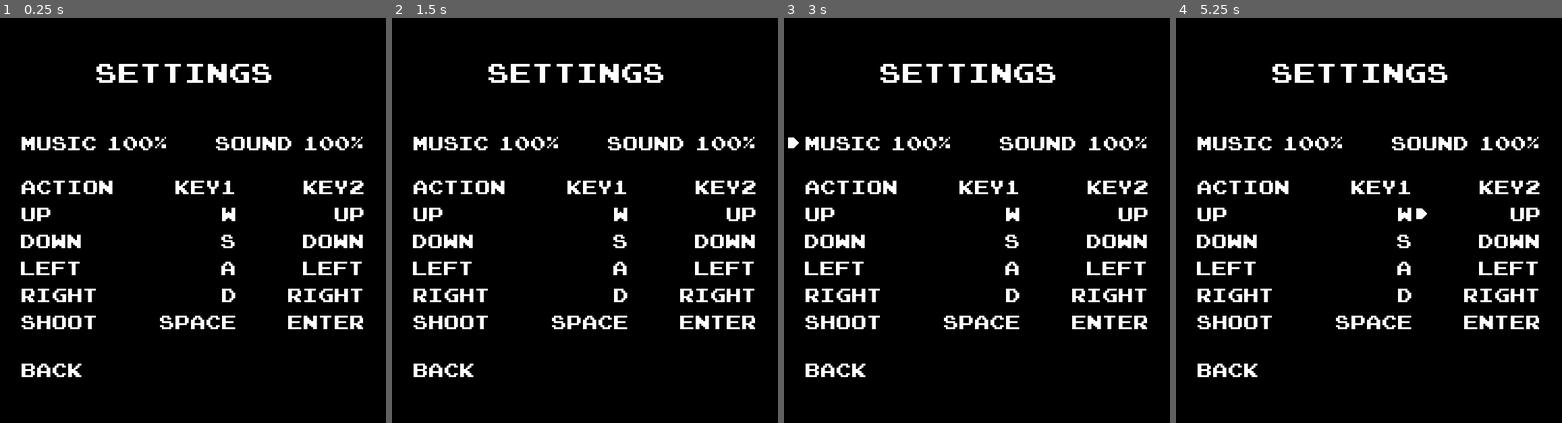
Above: before the commit, frames 1-4 (left to right).
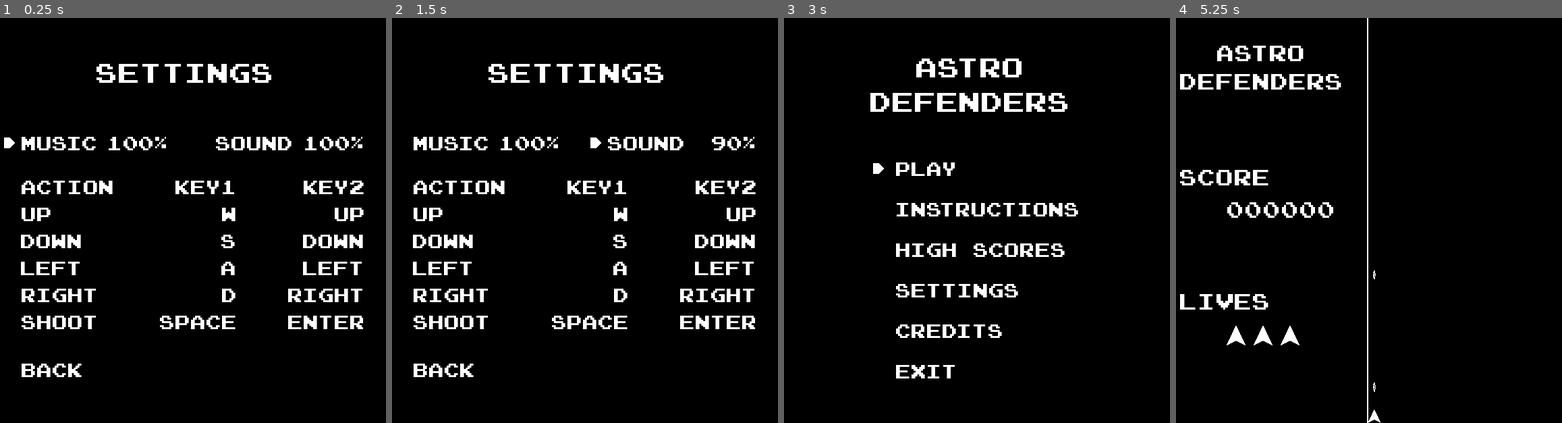
Above: after the commit, the same moments.

Repository: zayeemvt/Astro-Defenders-GD
Game: Godot game, scene res://Main Menu/Settings/Settings.tscn
Two runs of this game, one before a commit and one after it. Both use one fixed random seed, a clock stepped at 60 frames per second and the inputs below. This scene is started directly instead of the project's main scene. The engine's default icon, where the game draws it, is replaced by a stand-in: a white triangle on a blue panel in a dark square. Sound files missing from this copy of the repository are replaced by a short silence.
Inputs:
- Up to frame 1 (0.25 s): no input
- Up to frame 2 (1.5 s): hold D (player_right) 0.53-1.28 s; hold Space (player_shoot) 0.53-1.28 s; tap Enter at 1.25 s; hold S (player_down) from 1.28 s (still down); tap Space (player_shoot) at 1.35 s
- Up to frame 3 (3 s): tap Space (player_shoot) at 2, 2.85 s; release S (player_down) at 2.03 s; hold D (player_right) 2.03-2.78 s; hold Space (player_shoot) 2.03-2.78 s; tap Enter at 2.75 s; hold W (player_up) from 2.78 s (still down)
- Up to frame 4 (5.25 s): release W (player_up) at 3.53 s; hold Space (player_shoot) 3.53-4.28 s; hold A (player_left) 3.53-5.03 s; tap Space (player_shoot) at 4.35 s; hold S (player_down) from 5.03 s (still down); hold Space (player_shoot) from 5.03 s (still down)

The runs differ from the first frame. In frame 1, less than 0.1% of the frame differs, in the area x 1-4%, y 29-33%; in frame 2, 0.2%; in frame 3, 11%, in the area x 1-95%, y 10-89%; in frame 4, 9.7%.

Commit message:
Audio settings adjustable and sound effects added

Diff:
--- a/Astro Defenders/Game/Bullet/Bullet.tscn
+++ b/Astro Defenders/Game/Bullet/Bullet.tscn
@@ -1,7 +1,8 @@
-[gd_scene load_steps=4 format=2]
+[gd_scene load_steps=5 format=2]
 
 [ext_resource path="res://Game/Bullet/Bullet.png" type="Texture" id=1]
 [ext_resource path="res://Game/Bullet/Bullet.gd" type="Script" id=2]
+[ext_resource path="res://Sounds/MM9 - Shoot.wav" type="AudioStream" id=3]
 
 [sub_resource type="CircleShape2D" id=1]
 
@@ -22,5 +23,9 @@
 
 [node name="VisibilityNotifier2D" type="VisibilityNotifier2D" parent="."]
 
+[node name="Sound" type="AudioStreamPlayer" parent="."]
+stream = ExtResource( 3 )
+bus = "Sound"
+
 [connection signal="area_entered" from="." to="." method="_on_Bullet_area_entered"]
 [connection signal="screen_exited" from="VisibilityNotifier2D" to="." method="_on_VisibilityNotifier2D_screen_exited"]
--- a/Astro Defenders/Game/Enemy/Enemy.gd
+++ b/Astro Defenders/Game/Enemy/Enemy.gd
@@ -20,15 +20,16 @@
 	connect("body_entered", self, "_on_Enemy_body_entered")
 
 func _physics_process(delta: float) -> void:
-	var velocity = Vector2.DOWN * speed * delta
+	if (health > 0):
+		var velocity = Vector2.DOWN * speed * delta
 
-	global_position += velocity
+		global_position += velocity
 
-	# Junk is off-screen
-	if global_position.y > 600 + $Hitbox.shape.extents.y:
-		emit_signal("enemy_despawn", 0)
-		emit_signal("enemy_off_screen")
-		queue_free()
+		# Junk is off-screen
+		if global_position.y > 600 + $Hitbox.shape.extents.y:
+			emit_signal("enemy_despawn", 0)
+			emit_signal("enemy_off_screen")
+			queue_free()
 
 
 
@@ -40,10 +41,15 @@
 	health -= 1
 
 	if health == 0:
+		$EnemyDefeated.play()
 		emit_signal("enemy_despawn", score)
-		queue_free()
+		$Hitbox.set_deferred("disabled", true)
 
 func _on_Enemy_body_entered(body):
 	if body.has_method("hit"):
 		body.hit()
 		queue_free()
+
+
+func _on_EnemyDefeated_finished():
+	queue_free()
--- a/Astro Defenders/Game/Enemy/Enemy.tscn
+++ b/Astro Defenders/Game/Enemy/Enemy.tscn
@@ -1,6 +1,7 @@
-[gd_scene load_steps=2 format=2]
+[gd_scene load_steps=3 format=2]
 
 [ext_resource path="res://Game/Enemy/Enemy.gd" type="Script" id=1]
+[ext_resource path="res://Sounds/MM9 - Enemy Hit.wav" type="AudioStream" id=2]
 
 [node name="Enemy" type="Area2D" groups=["Enemy"]]
 collision_layer = 2
@@ -10,3 +11,9 @@
 [node name="Hitbox" type="CollisionShape2D" parent="."]
 
 [node name="Sprite" type="Sprite" parent="."]
+
+[node name="EnemyDefeated" type="AudioStreamPlayer" parent="."]
+stream = ExtResource( 2 )
+bus = "Sound"
+
+[connection signal="finished" from="EnemyDefeated" to="." method="_on_EnemyDefeated_finished"]
--- a/Astro Defenders/Game/Enemy/Junk/Junk.tscn
+++ b/Astro Defenders/Game/Enemy/Junk/Junk.tscn
@@ -7,8 +7,9 @@
 extents = Vector2( 45, 21 )
 
 [node name="Junk" instance=ExtResource( 3 )]
-scale = Vector2( 0.75, 0.75 )
+scale = Vector2( 0.8, 0.8 )
 base_speed = 100
+max_speed = 165
 score = 50
 
 [node name="Hitbox" parent="." index="0"]
--- a/Astro Defenders/Game/Player/Player.gd
+++ b/Astro Defenders/Game/Player/Player.gd
@@ -37,10 +37,12 @@
 			bullet_instance.global_position = $"Laser Point".global_position
 			bullet_instance.direction = Vector2.UP
 			owner.add_child(bullet_instance)
+			bullet_instance.get_node("Sound").play()
 			$"Fire Timer".start()
 
 func hit():
 	lives -= 1
+	$PlayerHit.play()
 	emit_signal("update_lives", lives)
 	if lives == 0:
 		emit_signal("player_dead")
--- a/Astro Defenders/Game/Player/Player.tscn
+++ b/Astro Defenders/Game/Player/Player.tscn
@@ -1,7 +1,8 @@
-[gd_scene load_steps=3 format=2]
+[gd_scene load_steps=4 format=2]
 
 [ext_resource path="res://Game/Player/Player.gd" type="Script" id=1]
 [ext_resource path="res://Game/Player/Player.png" type="Texture" id=2]
+[ext_resource path="res://Sounds/MM9 - Player Hit.wav" type="AudioStream" id=3]
 
 [node name="Player" type="KinematicBody2D"]
 scale = Vector2( 0.2, 0.2 )
@@ -21,6 +22,10 @@
 position = Vector2( 0, -50 )
 
 [node name="Fire Timer" type="Timer" parent="."]
-wait_time = 0.1
+wait_time = 0.15
 one_shot = true
 autostart = true
+
+[node name="PlayerHit" type="AudioStreamPlayer" parent="."]
+stream = ExtResource( 3 )
+bus = "Sound"
--- a/Astro Defenders/Game/Spawner/Spawner.gd
+++ b/Astro Defenders/Game/Spawner/Spawner.gd
@@ -2,19 +2,19 @@
 
 var junk = preload("res://Game/Enemy/Junk/Junk.tscn")
 var meteor = preload("res://Game/Enemy/Meteor/Meteor.tscn")
-export (int) var max_enemies = 30
+export (int) var max_enemies = 20
 var enemies_spawned = 0
 var rng = RandomNumberGenerator.new()
 
 var score_thresholds = [0,0,0,0,0,0]
 var cur_threshold = GameVariables.score
 
-var spawn_intervals = [3, 2, 1, 0.5, 0.25, 0.15, 0.10]
+var spawn_intervals = [3, 2, 1, 0.8, 0.6, 0.4, 0.2]
 var difficulty = 0
 var timer_time = spawn_intervals[difficulty]
 
-var meteor_table = [2, 3, 6, 10, 15, 20, 30]
-var meteor_goals = [1, 2, 3, 5, 10, 20]
+var meteor_table = [2, 3, 6, 8, 10, 13, 18]
+var meteor_goals = [1, 2, 3, 5, 8, 13]
 var junk_counter = 0
 
 onready var region = get_node("Spawn Region/CollisionShape2D")
--- a/Astro Defenders/Main Menu/Main Menu.gd
+++ b/Astro Defenders/Main Menu/Main Menu.gd
@@ -23,13 +23,16 @@
 
 	if Input.is_action_just_pressed("player_down"):
 		Global.cur_selection = (Global.cur_selection + 1) % 6
+		cursor.get_node("Sound").play()
 	if Input.is_action_just_pressed("player_up"):
 		Global.cur_selection = (Global.cur_selection + 5) % 6
+		cursor.get_node("Sound").play()
 
 	highlight(node_list[Global.cur_selection])
 
 	if Input.is_action_just_pressed("player_shoot"):
 		select_option()
+		cursor.get_node("Sound").play()
 
 func highlight(node):
 #	node.add_color_override("font_color", Color(0.20, 0.33, 1, 1))
--- a/Astro Defenders/Main Menu/Settings/Settings.gd
+++ b/Astro Defenders/Main Menu/Settings/Settings.gd
@@ -1,6 +1,7 @@
 extends Node2D
 
 enum SETTINGS { AUDIO, UP, DOWN, LEFT, RIGHT, SHOOT, BACK }
+enum CONFIG { AUDIO, CONTROL, NONE }
 
 onready var node_list = [ [$"Options/Audio/Music", $"Options/Audio/Sound"],
 						  [$"Options/Up/Key1", $"Options/Up/Key2"],
@@ -14,30 +15,83 @@
 onready var x_offset = int(cursor.frames.get_frame("default", 0).get_size().x / 2)
 onready var y_offset = int(node_list[0][0].rect_size.y / 2)
 
+onready var audio_bus_indices = [AudioServer.get_bus_index("Music"), AudioServer.get_bus_index("Sound")]
+
 var cursor_pos = {"x" : 0, "y" : 0}
+var config_state = CONFIG.NONE
+
+var volume
 
 # Called when the node enters the scene tree for the first time.
 func _ready():
-	pass # Replace with function body.
+	volume = [100, 100]
+
 
 
 # Called every frame. 'delta' is the elapsed time since the previous frame.
 func _process(_delta):
+	match config_state:
+		CONFIG.NONE:
+			move_cursor()
+		CONFIG.AUDIO:
+			adjust_audio(node_list[cursor_pos.y][cursor_pos.x])
+		CONFIG.CONTROL:
+			set_control(node_list[cursor_pos.y][cursor_pos.x])
 
+
+func highlight(node):
+	$"Menu Cursor".position.x = (node.get_parent().rect_position.x + node.rect_position.x) - x_offset
+	$"Menu Cursor".position.y = node.get_parent().rect_position.y + y_offset
+
+func move_cursor():
 	if Input.is_action_just_pressed("player_down"):
 		cursor_pos.y = (cursor_pos.y + 1) % 7
+		cursor.get_node("Sound").play()
 	if Input.is_action_just_pressed("player_up"):
 		cursor_pos.y = (cursor_pos.y + 6) % 7
+		cursor.get_node("Sound").play()
 	if Input.is_action_just_pressed("player_left") or \
 		Input.is_action_just_pressed("player_right"):
 		cursor_pos.x = (cursor_pos.x + 1) % 2
+		cursor.get_node("Sound").play()
 
 	highlight(node_list[cursor_pos.y][cursor_pos.x])
 
 	if Input.is_action_just_pressed("player_shoot"):
-#		select_option()
-		pass
+		select_option()
+		cursor.get_node("Sound").play()
 
-func highlight(node):
-	$"Menu Cursor".position.x = (node.get_parent().rect_position.x + node.rect_position.x) - x_offset
-	$"Menu Cursor".position.y = node.get_parent().rect_position.y + y_offset
+func select_option():
+	if (cursor_pos.y == SETTINGS.BACK):
+		get_tree().change_scene("res://Main Menu/Main Menu.tscn")
+	else:
+		cursor.playing = false
+		cursor.frame = 0
+
+		if (cursor_pos.y == SETTINGS.AUDIO):
+			config_state = CONFIG.AUDIO
+		else:
+			config_state = CONFIG.CONTROL
+
+func adjust_audio(node):
+	if Input.is_action_just_pressed("player_down"):
+		if volume[cursor_pos.x] > 0:
+			volume[cursor_pos.x] -= 10
+			node.get_node("Volume").text = str(volume[cursor_pos.x]) + "%"
+	if Input.is_action_just_pressed("player_up"):
+		if volume[cursor_pos.x] < 100:
+			volume[cursor_pos.x] += 10
+			node.get_node("Volume").text = str(volume[cursor_pos.x]) + "%"
+
+	if Input.is_action_just_pressed("player_shoot"):
+		config_state = CONFIG.NONE
+		cursor.playing = true
+		var db = 20 * log(float(volume[cursor_pos.x])/100) / log(10)
+		db = clamp(db, -60, 0)
+		AudioServer.set_bus_volume_db(audio_bus_indices[cursor_pos.x], db)
+		cursor.get_node("Sound").play()
+
+func set_control(node):
+	if Input.is_action_just_pressed("player_shoot"):
+		config_state = CONFIG.NONE
+		cursor.playing = true
--- a/Astro Defenders/Main Menu/Settings/Settings.tscn
+++ b/Astro Defenders/Main Menu/Settings/Settings.tscn
@@ -223,3 +223,4 @@
 
 [node name="Menu Cursor" parent="." instance=ExtResource( 3 )]
 position = Vector2( 41, 184 )
+frame = 0
--- a/Astro Defenders/assets/Cursor/Menu Cursor.tscn
+++ b/Astro Defenders/assets/Cursor/Menu Cursor.tscn
@@ -1,6 +1,7 @@
-[gd_scene load_steps=5 format=2]
+[gd_scene load_steps=6 format=2]
 
 [ext_resource path="res://assets/Cursor/Menu Cursor.png" type="Texture" id=1]
+[ext_resource path="res://Sounds/MM9 - Menu.wav" type="AudioStream" id=2]
 
 [sub_resource type="AtlasTexture" id=1]
 atlas = ExtResource( 1 )
@@ -20,5 +21,8 @@
 
 [node name="Menu Cursor" type="AnimatedSprite"]
 frames = SubResource( 3 )
-frame = 1
 playing = true
+
+[node name="Sound" type="AudioStreamPlayer" parent="."]
+stream = ExtResource( 2 )
+bus = "Sound"
Not shown, added: Astro Defenders/Sounds/MM9 - Enemy Hit.wav.import
Not shown, added: Astro Defenders/Sounds/MM9 - Menu.wav.import
Not shown, added: Astro Defenders/Sounds/MM9 - Player Hit.wav.import
Not shown, added: Astro Defenders/Sounds/MM9 - Shoot.wav.import
Not shown, added: Astro Defenders/Sounds/MM9 - Enemy Hit.wav
Not shown, added: Astro Defenders/Sounds/MM9 - Menu.wav
Not shown, added: Astro Defenders/Sounds/MM9 - Player Hit.wav
Not shown, added: Astro Defenders/Sounds/MM9 - Shoot.wav
